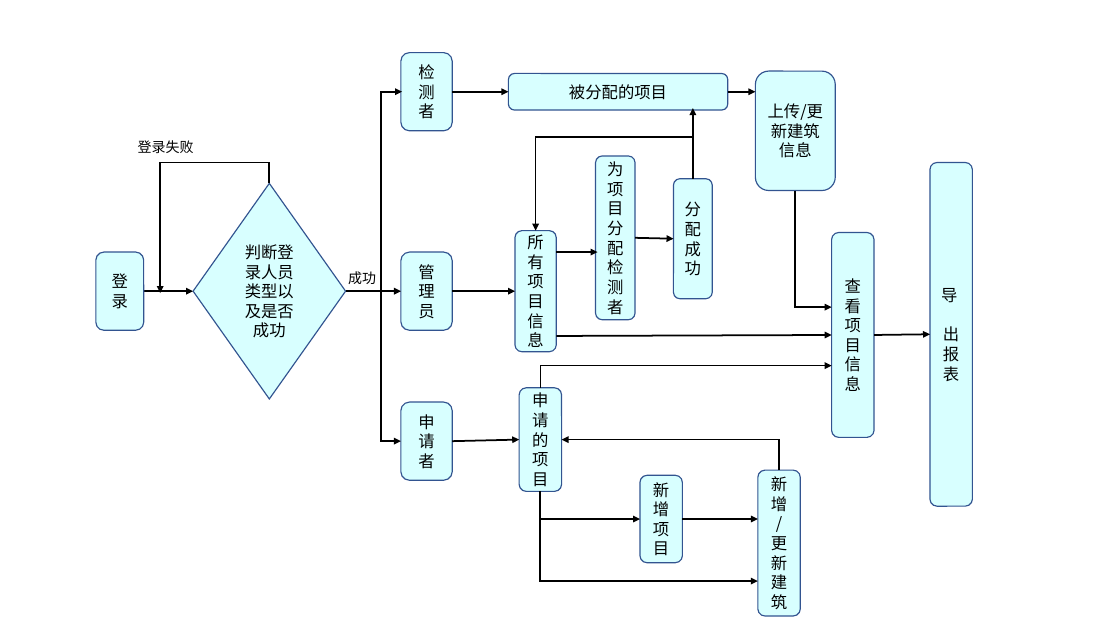
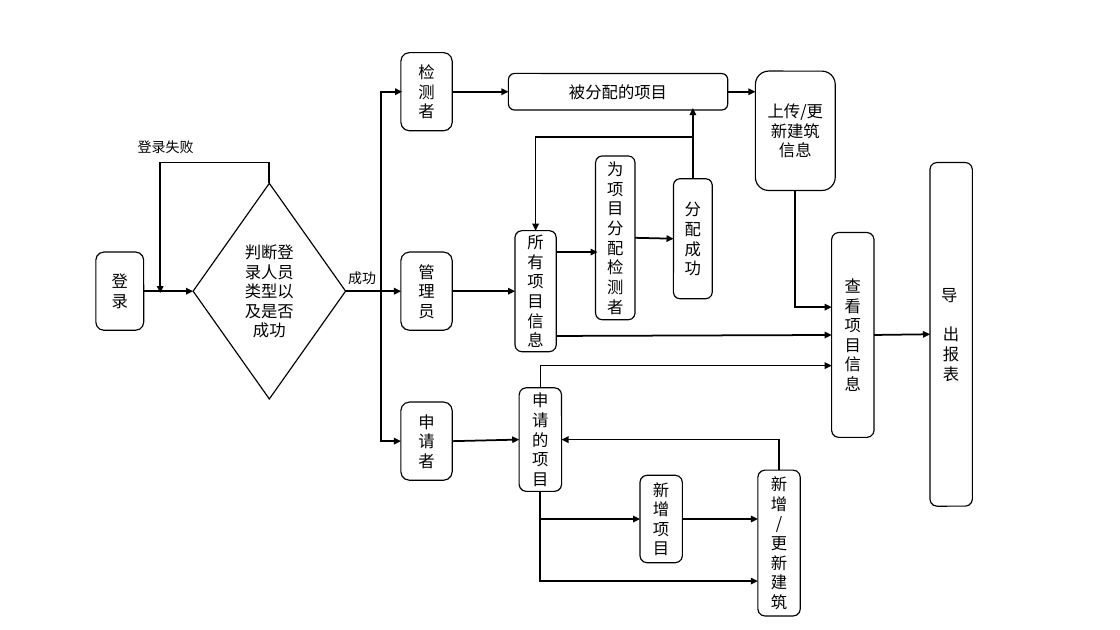
Before and after one commit to CChars/CharsCode_for_graduation, a slide deck: slide 1 of 论文/各种图.pptx. Drawn at 1120x630 pixels with LibreOffice and Linux fonts; fonts in the diff are those of the drawing. Boxes give left, top, right and bottom in pixels: in the first picture for what was removed or moved away, otherwise in the second. Text is boxed around its words. In the diff, an @@ line names an element or a change of style, - is before the commit and + after.

```diff
--- a/论文/各种图.pptx
+++ b/论文/各种图.pptx
@@ fill #D8FFFF to #FFFFFF; outline #325491 1 pt to #000000 1 pt in 11 elements at <box>193,183,346,399</box>, <box>96,252,144,330</box>, <box>401,53,452,131</box>, <box>758,471,801,617</box>, <box>832,233,875,438</box>, <box>930,162,973,506</box>, <box>515,231,556,352</box>, <box>596,156,635,320</box>, <box>674,179,712,299</box>, <box>508,73,728,110</box>, <box>755,71,835,191</box> @@
@@ fill #D8FFFF to none; outline #325491 1 pt to #000000 1 pt in 4 elements at <box>401,402,452,481</box>, <box>401,252,452,330</box>, <box>519,388,562,492</box>, <box>640,476,683,563</box> @@
```
Also in this commit, not shown: 3 other slides changed, 5 other files.
